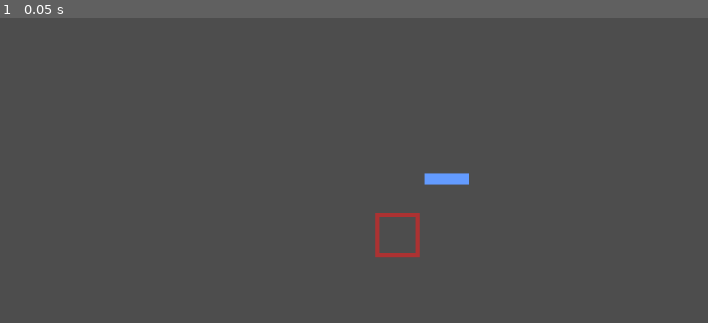
Above: before the commit, frame 1.
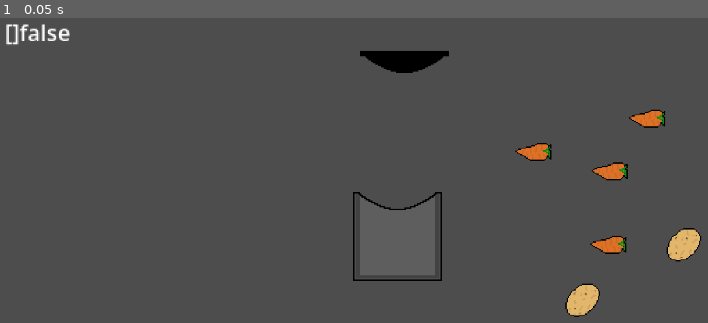
Above: after the commit, the same moment.

Repository: Olikli55/CookingGamePrototype
Game: Godot game, scene res://Scenes/level.tscn
Two runs of this game, one before a commit and one after it. Both use one fixed random seed, a clock stepped at 60 frames per second and the inputs below.
Inputs:
- Up to frame 1 (0.05 s): no input

The runs differ from the first frame. In frame 1, 3.5% of the frame differs, in the area x 0-100%, y 1-99%.

Commit message:
more

Diff:
--- /dev/null
+++ b/Resources/Ingredients/Carrot.tres
@@ -0,0 +1,10 @@
+[gd_resource type="Resource" script_class="Ingredient" format=3 uid="uid://d3pe1xlukqehp"]
+
+[ext_resource type="Script" uid="uid://bh3xlidkroi7r" path="res://Scripts/ResourcesScripts/ingredient_resourc.gd" id="1_jrthp"]
+[ext_resource type="Texture2D" uid="uid://dofw8e5wd7l6y" path="res://Assets/Carrot.png" id="2_jrthp"]
+
+[resource]
+script = ExtResource("1_jrthp")
+texture = ExtResource("2_jrthp")
+name = "Carrot"
+metadata/_custom_type_script = "uid://bh3xlidkroi7r"
--- /dev/null
+++ b/Resources/Ingredients/Potato.tres
@@ -0,0 +1,10 @@
+[gd_resource type="Resource" script_class="Ingredient" format=3 uid="uid://cqc84wtb45qw3"]
+
+[ext_resource type="Script" uid="uid://bh3xlidkroi7r" path="res://Scripts/ResourcesScripts/ingredient_resourc.gd" id="1_yp5pn"]
+[ext_resource type="Texture2D" uid="uid://t4wc06ltsc0t" path="res://Assets/Potato.png" id="2_2j33n"]
+
+[resource]
+script = ExtResource("1_yp5pn")
+texture = ExtResource("2_2j33n")
+name = "Potato"
+metadata/_custom_type_script = "uid://bh3xlidkroi7r"
--- /dev/null
+++ b/Scenes/ingredient.tscn
@@ -0,0 +1,42 @@
+[gd_scene format=3 uid="uid://dy6sgkcan5iik"]
+
+[ext_resource type="Script" uid="uid://dr8magg0empex" path="res://ingredient.gd" id="1_vp2j4"]
+[ext_resource type="Resource" uid="uid://d3pe1xlukqehp" path="res://Resources/Ingredients/Carrot.tres" id="2_dii2p"]
+[ext_resource type="PackedScene" uid="uid://sopnhvwqr008" path="res://Scenes/draggable_component.tscn" id="2_pc44i"]
+[ext_resource type="Texture2D" uid="uid://t4wc06ltsc0t" path="res://Assets/Potato.png" id="3_dii2p"]
+[ext_resource type="PackedScene" uid="uid://dksjqvol5yloi" path="res://Scenes/snap_component.tscn" id="3_pc44i"]
+[ext_resource type="PackedScene" uid="uid://cwrsvkjxxyphm" path="res://Scenes/movment_component.tscn" id="5_ww4r6"]
+
+[sub_resource type="RectangleShape2D" id="RectangleShape2D_vp2j4"]
+size = Vector2(32, 16)
+
+[node name="Ingredient" type="Node2D" unique_id=478603334 node_paths=PackedStringArray("texture", "snapComponent")]
+script = ExtResource("1_vp2j4")
+texture = NodePath("Texture")
+snapComponent = NodePath("SnapComponent")
+ingredient = ExtResource("2_dii2p")
+
+[node name="Texture" type="Sprite2D" parent="." unique_id=1591209235]
+scale = Vector2(0.8, 0.8)
+texture = ExtResource("3_dii2p")
+
+[node name="Hitbox" type="Area2D" parent="." unique_id=850231425]
+
+[node name="CollisionShape2D" type="CollisionShape2D" parent="Hitbox" unique_id=1055509622]
+visible = false
+shape = SubResource("RectangleShape2D_vp2j4")
+
+[node name="DraggableComponent" parent="." unique_id=210585027 node_paths=PackedStringArray("hitbox", "movmentComponent") instance=ExtResource("2_pc44i")]
+hitbox = NodePath("../Hitbox")
+movmentComponent = NodePath("../MovmentComponent")
+
+[node name="SnapComponent" parent="." unique_id=1225860492 node_paths=PackedStringArray("parent", "hitbox", "dragComponent", "movmentComponent") instance=ExtResource("3_pc44i")]
+parent = NodePath("..")
+hitbox = NodePath("../Hitbox")
+snapPointGrupName = "IngredientSnapPoint"
+dragComponent = NodePath("../DraggableComponent")
+movmentComponent = NodePath("../MovmentComponent")
+
+[node name="MovmentComponent" parent="." unique_id=216014733 instance=ExtResource("5_ww4r6")]
+
+[connection signal="snapped" from="SnapComponent" to="." method="_on_snap_component_snapped"]
--- a/Scenes/level.tscn
+++ b/Scenes/level.tscn
@@ -2,11 +2,43 @@
 
 [ext_resource type="PackedScene" uid="uid://c5wi15ix0petl" path="res://Scenes/pot.tscn" id="1_tumq0"]
 [ext_resource type="PackedScene" uid="uid://d14l6rfyi83yg" path="res://Scenes/pot_cover.tscn" id="2_k5f4k"]
+[ext_resource type="PackedScene" uid="uid://dy6sgkcan5iik" path="res://Scenes/ingredient.tscn" id="3_6phgx"]
+[ext_resource type="Script" uid="uid://cxfx2pikwaw81" path="res://Scripts/labelTESTING.gd" id="4_81xng"]
+[ext_resource type="Resource" uid="uid://cqc84wtb45qw3" path="res://Resources/Ingredients/Potato.tres" id="5_wqkje"]
 
 [node name="Level" type="Node2D" unique_id=1013886309]
 
 [node name="Pot" parent="." unique_id=733976009 instance=ExtResource("1_tumq0")]
-position = Vector2(576, 322)
 
 [node name="PotCover" parent="." unique_id=171613539 instance=ExtResource("2_k5f4k")]
-position = Vector2(647, 241)
+position = Vector2(5, -126)
+
+[node name="Camera2D" type="Camera2D" parent="." unique_id=1345546045]
+zoom = Vector2(2, 2)
+
+[node name="Label" type="Label" parent="." unique_id=822039537]
+offset_left = -283.0
+offset_top = -159.0
+offset_right = -211.0
+offset_bottom = -118.0
+script = ExtResource("4_81xng")
+
+[node name="Ingredient" parent="." unique_id=478603334 instance=ExtResource("3_6phgx")]
+position = Vector2(180, -85)
+
+[node name="Ingredient2" parent="." unique_id=145808714 instance=ExtResource("3_6phgx")]
+position = Vector2(98, -61)
+
+[node name="Ingredient3" parent="." unique_id=942539979 instance=ExtResource("3_6phgx")]
+position = Vector2(152, 6)
+
+[node name="Ingredient4" parent="." unique_id=1772810876 instance=ExtResource("3_6phgx")]
+position = Vector2(153, -47)
+
+[node name="Ingredient5" parent="." unique_id=197894952 instance=ExtResource("3_6phgx")]
+position = Vector2(134, 46)
+ingredient = ExtResource("5_wqkje")
+
+[node name="Ingredient6" parent="." unique_id=1055948305 instance=ExtResource("3_6phgx")]
+position = Vector2(207, 6)
+ingredient = ExtResource("5_wqkje")
--- /dev/null
+++ b/Scenes/movment_component.tscn
@@ -0,0 +1,6 @@
+[gd_scene format=3 uid="uid://cwrsvkjxxyphm"]
+
+[ext_resource type="Script" uid="uid://io2l5bpbjfaf" path="res://Scripts/movment_component.gd" id="1_0lyj7"]
+
+[node name="MovmentComponent" type="Node2D" unique_id=216014733]
+script = ExtResource("1_0lyj7")
--- a/Scenes/pot.tscn
+++ b/Scenes/pot.tscn
@@ -2,39 +2,40 @@
 
 [ext_resource type="Texture2D" uid="uid://cq8nvf4esjk7g" path="res://Assets/CookingPotLid.png" id="1_b8ggh"]
 [ext_resource type="Texture2D" uid="uid://bmif5i7x4xtli" path="res://Assets/CokkingPot.png" id="1_cc2i1"]
-[ext_resource type="PackedScene" uid="uid://sopnhvwqr008" path="res://Scenes/draggable_component.tscn" id="3_rj0eo"]
+[ext_resource type="Script" uid="uid://mvsyrwpg4j21" path="res://Scripts/pot.gd" id="1_rj0eo"]
 
 [sub_resource type="RectangleShape2D" id="RectangleShape2D_rj0eo"]
-size = Vector2(64, 63.75)
+size = Vector2(20, 13.5)
 
 [node name="Pot" type="Node2D" unique_id=733976009]
-
-[node name="PotLid" type="Sprite2D" parent="." unique_id=974485262]
-visible = false
-position = Vector2(0, -40)
-texture = ExtResource("1_b8ggh")
+script = ExtResource("1_rj0eo")
 
 [node name="CokkingPot" type="Sprite2D" parent="." unique_id=1799729411]
 texture = ExtResource("1_cc2i1")
 
-[node name="HitboxPotHole" type="Area2D" parent="." unique_id=1390723991]
+[node name="HitboxPotHole" type="Area2D" parent="." unique_id=1390723991 groups=["IngredientSnapPoint"]]
+position = Vector2(0, -18)
 collision_mask = 4
 
 [node name="CollisionShape2D" type="CollisionShape2D" parent="HitboxPotHole" unique_id=426614357]
-visible = false
-position = Vector2(0, -23.5)
 shape = SubResource("RectangleShape2D_rj0eo")
 
-[node name="HitboxPotCover" type="Area2D" parent="." unique_id=1178987435 groups=["PotCoverSnapPos"]]
+[node name="snapPoint" type="Marker2D" parent="HitboxPotHole" unique_id=77523728]
+
+[node name="HitboxPotCoverSnap" type="Area2D" parent="." unique_id=1178987435 groups=["CoverSnapPoint"]]
 collision_mask = 2
 
-[node name="CollisionShape2D" type="CollisionShape2D" parent="HitboxPotCover" unique_id=1488894820]
-visible = false
-position = Vector2(0, -36.75)
+[node name="CollisionShape2D" type="CollisionShape2D" parent="HitboxPotCoverSnap" unique_id=1488894820]
+position = Vector2(0, -30)
 shape = SubResource("RectangleShape2D_rj0eo")
 
-[node name="CoverPos" type="Marker2D" parent="HitboxPotCover" unique_id=1271149750]
-position = Vector2(0, -40)
+[node name="snapPoint" type="Marker2D" parent="HitboxPotCoverSnap" unique_id=1271149750]
+position = Vector2(0, -28)
+
+[node name="PotLid" type="Sprite2D" parent="HitboxPotCoverSnap" unique_id=974485262]
+visible = false
+position = Vector2(0, -28)
+texture = ExtResource("1_b8ggh")
 
 [node name="HitboxPot" type="Area2D" parent="." unique_id=10312914]
 collision_mask = 0
@@ -44,6 +45,5 @@
 position = Vector2(0, -0.125)
 shape = SubResource("RectangleShape2D_rj0eo")
 
-[node name="DraggableComponent" parent="." unique_id=210585027 node_paths=PackedStringArray("parent", "hitbox") instance=ExtResource("3_rj0eo")]
-parent = NodePath("..")
-hitbox = NodePath("../HitboxPot")
+[connection signal="area_entered" from="HitboxPotCoverSnap" to="." method="_on_hitbox_pot_cover_snap_area_entered"]
+[connection signal="area_exited" from="HitboxPotCoverSnap" to="." method="_on_hitbox_pot_cover_snap_area_exited"]
--- a/Scenes/pot_cover.tscn
+++ b/Scenes/pot_cover.tscn
@@ -2,12 +2,13 @@
 
 [ext_resource type="Texture2D" uid="uid://cq8nvf4esjk7g" path="res://Assets/CookingPotLid.png" id="1_ejybr"]
 [ext_resource type="PackedScene" uid="uid://sopnhvwqr008" path="res://Scenes/draggable_component.tscn" id="2_nysfw"]
-[ext_resource type="Script" uid="uid://t3aibrkvbqqw" path="res://Scripts/snap_component.gd" id="3_xxkfc"]
+[ext_resource type="PackedScene" uid="uid://dksjqvol5yloi" path="res://Scenes/snap_component.tscn" id="3_xxkfc"]
+[ext_resource type="PackedScene" uid="uid://cwrsvkjxxyphm" path="res://Scenes/movment_component.tscn" id="4_xdoqc"]
 
 [sub_resource type="RectangleShape2D" id="RectangleShape2D_nysfw"]
-size = Vector2(62, 18)
+size = Vector2(64, 16)
 
-[node name="PotCover" type="Node2D" unique_id=171613539]
+[node name="PotCover" type="Node2D" unique_id=171613539 groups=["PotCover"]]
 
 [node name="HitboxCover" type="Area2D" parent="." unique_id=1504862325]
 collision_layer = 2
@@ -18,11 +19,15 @@
 [node name="CookingPotLid" type="Sprite2D" parent="." unique_id=655296375]
 texture = ExtResource("1_ejybr")
 
-[node name="DraggableComponent" parent="." unique_id=210585027 node_paths=PackedStringArray("parent", "hitbox") instance=ExtResource("2_nysfw")]
+[node name="DraggableComponent" parent="." unique_id=210585027 node_paths=PackedStringArray("hitbox", "movmentComponent") instance=ExtResource("2_nysfw")]
+hitbox = NodePath("../HitboxCover")
+movmentComponent = NodePath("../MovmentComponent")
+
+[node name="SnapComponent" parent="." unique_id=1225860492 node_paths=PackedStringArray("parent", "hitbox", "dragComponent", "movmentComponent") instance=ExtResource("3_xxkfc")]
 parent = NodePath("..")
 hitbox = NodePath("../HitboxCover")
+snapPointGrupName = "CoverSnapPoint"
+dragComponent = NodePath("../DraggableComponent")
+movmentComponent = NodePath("../MovmentComponent")
 
-[node name="SnapComponent" type="Node2D" parent="." unique_id=1420366187 node_paths=PackedStringArray("parent", "hitbox")]
-script = ExtResource("3_xxkfc")
-parent = NodePath("..")
-hitbox = NodePath("../HitboxCover")
+[node name="MovmentComponent" parent="." unique_id=216014733 instance=ExtResource("4_xdoqc")]
--- /dev/null
+++ b/Scenes/snap_component.tscn
@@ -0,0 +1,8 @@
+[gd_scene format=3 uid="uid://dksjqvol5yloi"]
+
+[ext_resource type="Script" uid="uid://t3aibrkvbqqw" path="res://Scripts/snap_component.gd" id="1_y5upn"]
+
+[node name="SnapComponent" type="Node2D" unique_id=1225860492 node_paths=PackedStringArray("parent", "hitbox")]
+script = ExtResource("1_y5upn")
+parent = NodePath("")
+hitbox = NodePath("")
--- /dev/null
+++ b/Scripts/Global.gd
@@ -0,0 +1,6 @@
+extends Node
+
+var itemListInPot:Array;
+var isPotClosed:bool = false;
+signal potClosed;
+signal potOpened;
--- /dev/null
+++ b/Scripts/ResourcesScripts/ingredient_resourc.gd
@@ -0,0 +1,5 @@
+class_name Ingredient
+extends Resource
+
+@export var texture:Texture2D
+@export var name:String
--- a/Scripts/draggable_component.gd
+++ b/Scripts/draggable_component.gd
@@ -4,22 +4,22 @@
 var velocity:= Vector2.ZERO;
 var isPickedUp:bool = false;
 var mouseInside:bool = false;
-@export var parent:Node2D;
+var parent:Node2D;
 @export var hitbox:Area2D;
+@export var movmentComponent:MovmentComponent;
 
 func _ready() -> void:
 	hitbox.mouse_entered.connect(_mouseEntered);
 	hitbox.mouse_exited.connect(_mouseeExited);
+	parent = self.get_parent()
 
-
-func _process(delta: float) -> void:
-
-	Dragg(delta);
+func _process(_delta: float) -> void:
+	Dragg();
 
 
 
 
-func Dragg(delta) -> void:
+func Dragg() -> void:
 	if mouseInside:
 		if Input.is_action_just_pressed("Dragg"):
 			isPickedUp = true
@@ -34,7 +34,7 @@
 			#drift twords mouse
 			var speed :float = min(dist_to_mouse * 10, 5000.0)
 			var dir:= Vector2.RIGHT.rotated(parent.global_position.angle_to_point(mousePos))
-			velocity = velocity.lerp(dir.normalized() * delta * speed, 0.8)
+			velocity = velocity.lerp(dir.normalized() * speed, 0.8)
 
 		else:
 			#gently slow down when neer mouse
@@ -45,7 +45,7 @@
 		velocity = velocity.lerp(Vector2.ZERO,0.05)
 
 	#apply the velocity
-	parent.global_position += velocity
+	movmentComponent.setVelocity(velocity)
 
 
 
--- /dev/null
+++ b/Scripts/labelTESTING.gd
@@ -0,0 +1,11 @@
+extends Label
+
+
+# Called when the node enters the scene tree for the first time.
+func _ready() -> void:
+	pass # Replace with function body.
+
+
+# Called every frame. 'delta' is the elapsed time since the previous frame.
+func _process(delta: float) -> void:
+	text = str(Global.itemListInPot) + str(Global.isPotClosed)
--- /dev/null
+++ b/Scripts/movment_component.gd
@@ -0,0 +1,20 @@
+class_name MovmentComponent
+extends Node2D
+
+var velocity:= Vector2.ZERO
+var parent:Node2D;
+# Called when the node enters the scene tree for the first time.
+func _ready() -> void:
+	parent = self.get_parent()
+
+
+# Called every frame. 'delta' is the elapsed time since the previous frame.
+func _physics_process(delta: float) -> void:
+	parent.global_position += velocity * delta
+
+
+func setVelocity(vel:Vector2) -> void:
+	velocity = vel;
+
+func setPos(pos:Vector2) -> void:
+	parent.global_position = pos;
--- /dev/null
+++ b/Scripts/pot.gd
@@ -0,0 +1,20 @@
+extends Node2D
+
+
+func _ready() -> void:
+	pass
+
+
+func _process(delta: float) -> void:
+	pass
+
+
+func _on_hitbox_pot_cover_snap_area_entered(area: Area2D) -> void:
+	print( area.get_parent().get_groups())
+	if area.get_parent().get_groups().has("PotCover"):
+		Global.potClosed.emit()
+
+
+func _on_hitbox_pot_cover_snap_area_exited(area: Area2D) -> void:
+	if area.get_parent().get_groups().has("PotCover"):
+		Global.potOpened.emit()
--- a/Scripts/snap_component.gd
+++ b/Scripts/snap_component.gd
@@ -1,32 +1,45 @@
+class_name SnapComponent
 extends Node2D
 
-@export var parent:Node2D
-@export var hitbox:Area2D
-var snap:bool = false
+var enabled:bool = true
+@export var parent:Node2D;
+@export var hitbox:Area2D;
+@export var snapPointGrupName:String;
+@export var dragComponent:DraggableComponent;
+@export var movmentComponent:MovmentComponent;
+
+var snap:bool = false;
+signal snapped
 var snapObject:Area2D;
-# Called when the node enters the scene tree for the first time.
 
 
 
 func _ready() -> void:
-	hitbox.area_entered.connect(_areaEntered)
-	hitbox.area_exited.connect(_areaExited)
+	parent = self.get_parent()
+	hitbox.area_entered.connect(_areaEntered);
+	hitbox.area_exited.connect(_areaExited);
 
 
-# Called every frame. 'delta' is the elapsed time since the previous frame.
-func _process(delta: float) -> void:
+func _process(_delta: float) -> void:
 	if snap:
-		var snapPos:Vector2 = snapObject.find_child("CoverPos", false).global_position
-		if snapPos.distance_to(get_global_mouse_position()) < 20:
-			parent.global_position = snapObject.find_child("CoverPos", false).global_position
-	print(snap)
+		var snapPos:Vector2 = snapObject.find_child("snapPoint", false).global_position;
+
+		if dragComponent.isPickedUp and snapPos.distance_to(get_global_mouse_position()) > 20:
+			return
+
+		parent.global_position = snapPos
+		if Input.is_action_just_released("Dragg"): snapped.emit()
+
+
+
 
 
 func _areaExited(area:Area2D) -> void:
-	if area.get_groups().has("PotCoverSnapPos"):
-		snap = false
+	if area.get_groups().has(snapPointGrupName):
+		snap = false;
 
 func _areaEntered(area:Area2D) -> void:
-	if area.get_groups().has("PotCoverSnapPos"):
-		snap = true
-		snapObject = area
+	if area.get_groups().has(snapPointGrupName) and enabled and dragComponent.isPickedUp:
+		snap = true;
+		snapObject = area;
+		print("ff")
--- /dev/null
+++ b/ingredient.gd
@@ -0,0 +1,20 @@
+
+extends Node2D
+
+@export var texture: Sprite2D
+@export var snapComponent:SnapComponent
+@export var ingredient:Ingredient;
+
+func _ready() -> void:
+	Global.potClosed.connect(func(): snapComponent.enabled = false)
+	Global.potOpened.connect(func(): snapComponent.enabled = true)
+	texture.texture = ingredient.texture
+
+
+func _process(delta: float) -> void:
+	pass
+
+
+func _on_snap_component_snapped() -> void:
+	Global.itemListInPot.append(ingredient.name)
+	self.queue_free()
--- a/project.godot
+++ b/project.godot
@@ -17,10 +17,15 @@
 boot_splash/image="uid://bmif5i7x4xtli"
 config/icon="res://icon.svg"
 
+[autoload]
+
+Global="*uid://cy6ig55pcntay"
+
 [file_customization]
 
 folder_colors={
 "res://Assets/": "yellow",
+"res://Resources/": "blue",
 "res://Scenes/": "red",
 "res://Scripts/": "green"
 }
Binary file added: Assets/Carrot.png
Not shown, added: Assets/Carrot.png.import
Binary file changed: Assets/CokkingPot.png
Binary file changed: Assets/CookingPotLid.png
Binary file added: Assets/Potato.png
Not shown, added: Assets/Potato.png.import
Not shown, added: Scripts/Global.gd.uid
Not shown, added: Scripts/ResourcesScripts/ingredient_resourc.gd.uid
Not shown, added: Scripts/labelTESTING.gd.uid
Not shown, added: Scripts/movment_component.gd.uid
Not shown, added: Scripts/pot.gd.uid
Not shown, added: ingredient.gd.uid
